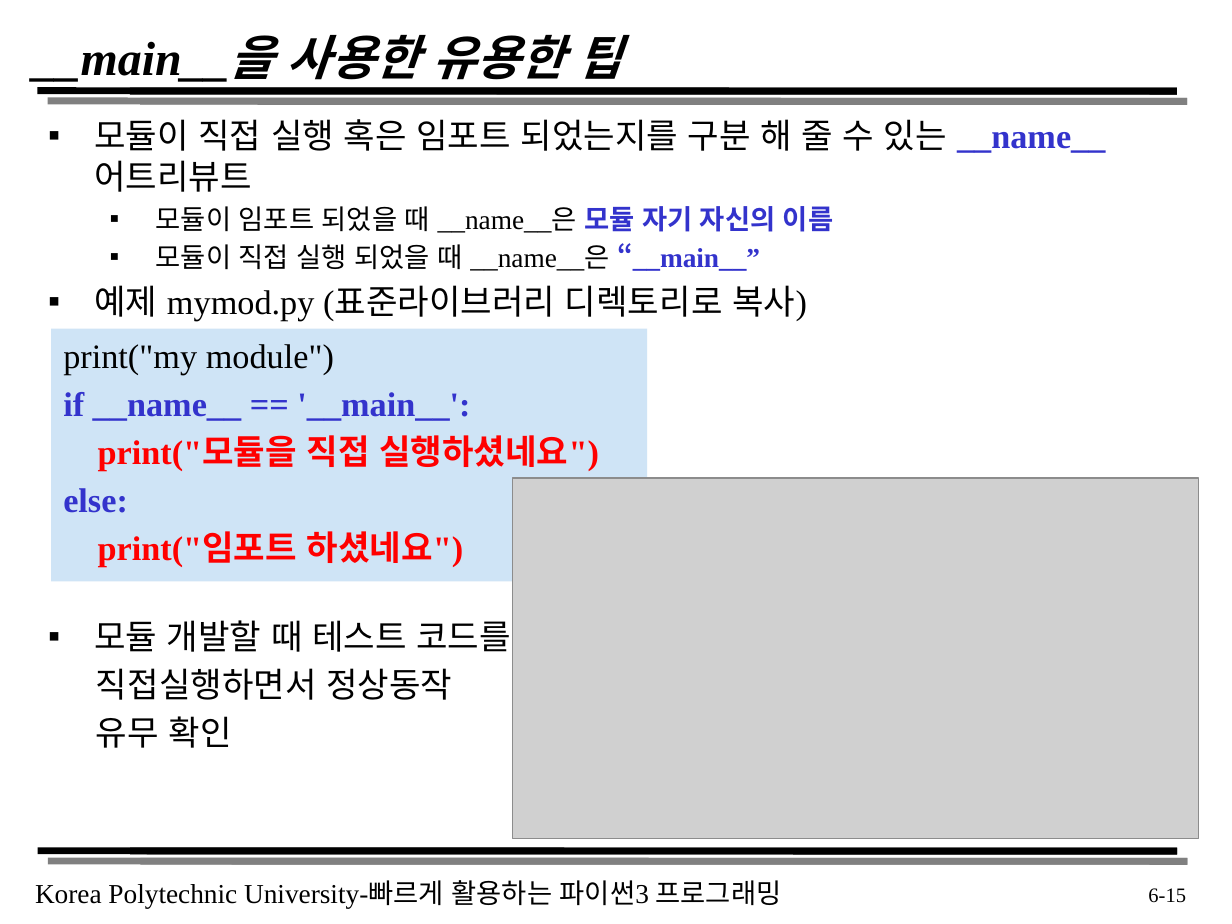
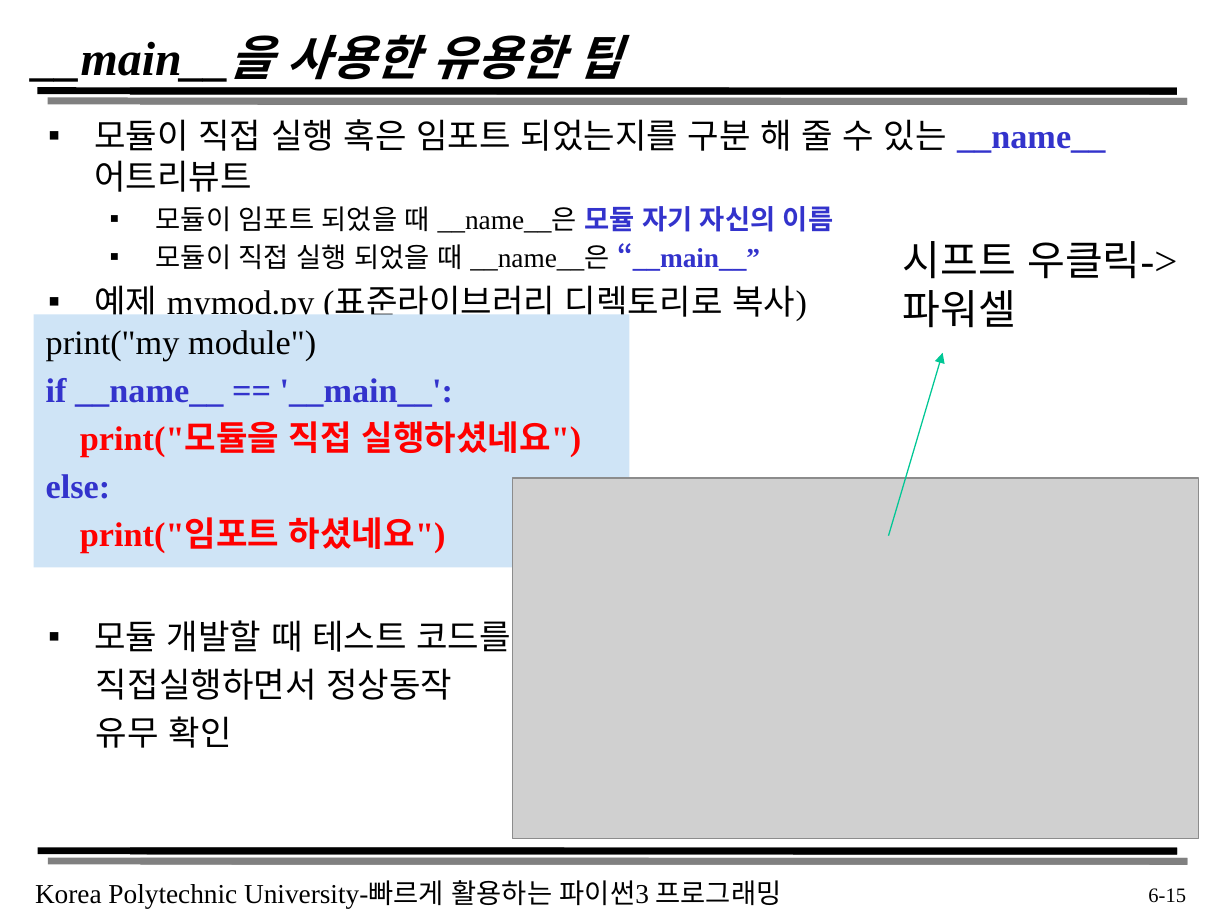
Before and after one commit to dw5450/3rd_grade_study, a slide deck: slide 15 of 스크립트언어/강의 자료/chapter6.pptx. Drawn at 1232x924 pixels with LibreOffice and Linux fonts; fonts in the diff are those of the drawing; grey boxes stand for pictures. Boxes give left, top, right and bottom in pixels: in the first picture for what was removed or moved away, otherwise in the second. Text is boxed around its words. In the diff, an @@ line names an element or a change of style, - is before the commit and + after.

```diff
--- a/스크립트언어/강의 자료/chapter6.pptx
+++ b/스크립트언어/강의 자료/chapter6.pptx
@@ text added at bbox=[903, 241, 1177, 328], 24 pt, text #000000 @@
+시프트 우클릭-> 파워셀
@@ rectangle "print("my module")": place and size @@
-rectangle "print("my module")" at bbox=[52, 329, 648, 582]
+rectangle "print("my module")" at bbox=[33, 314, 630, 567]
@@ arrow added from (888, 536) to (942, 352), #00C896 0.75 pt @@
```
Also in this commit, not shown: 1 other slide changed, 39 other files.
